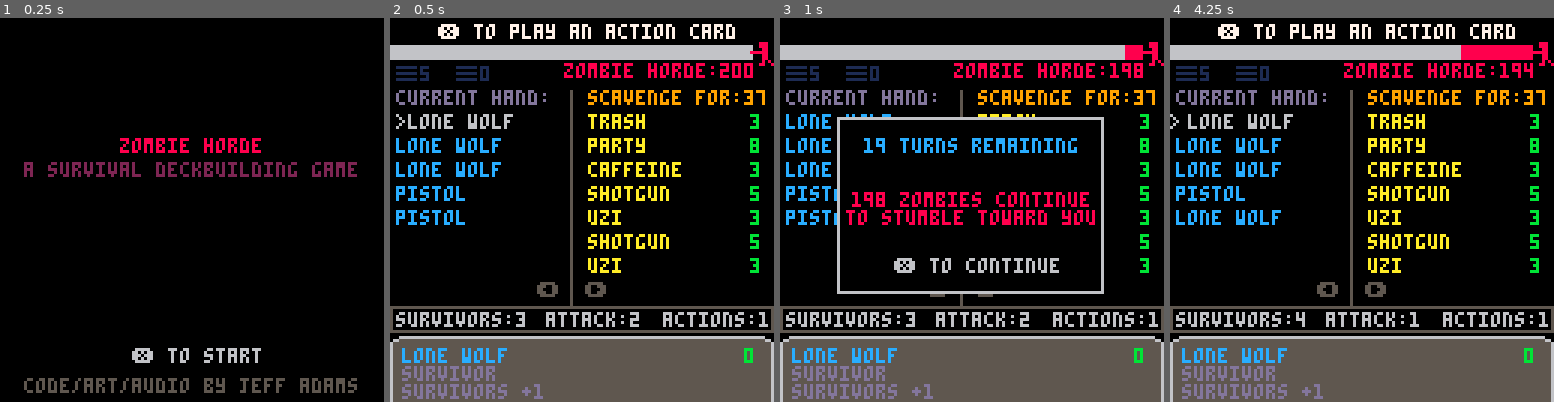
Above: before the commit, frames 1-4 (left to right).
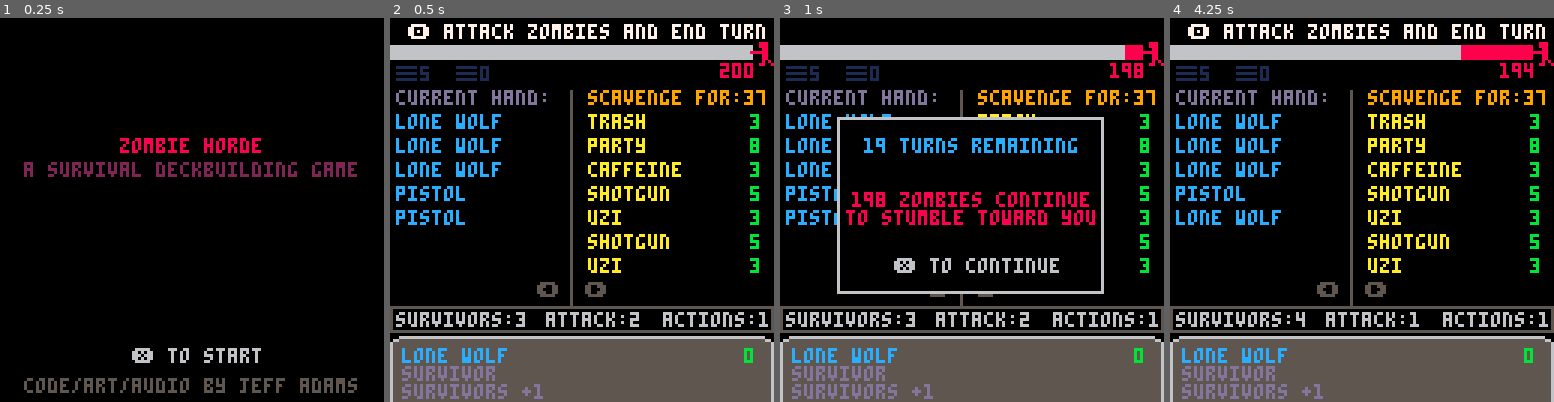
Above: after the commit, the same moments.

Repository: jeff-adams/pico8
Game: PICO-8 cartridge dev/zombie.p8
Two runs of this game, one before a commit and one after it. Both use one fixed random seed, a clock stepped at 60 frames per second and the inputs below.
Inputs:
- Up to frame 1 (0.25 s): no input
- Up to frame 2 (0.5 s): tap X (X key) at 0.33 s
- Up to frame 3 (1 s): tap O (Z key) at 0.7 s
- Up to frame 4 (4.25 s): tap X (X key) at 1.07, 1.85, 2.97, 4.08 s; hold Right 1.6-2.1 s; tap O (Z key) every 0.4 s from 1.7 to 4.1 s; hold Up 2.15-2.42 s; hold Right 2.47-3.03 s; hold Left 3.08-3.58 s; hold Down 3.63-3.97 s; hold Right from 4.02 s (still down)

Frame 1 is identical in both runs. In frame 2, 3.2% of the frame differs, in the area x 1-98%, y 1-29%; in frame 3, 0.7%; in frame 4, 3.2%, in the area x 0-98%, y 1-29%.

Commit message:
Update zombie

Diff:
--- a/dev/zombie.p8
+++ b/dev/zombie.p8
@@ -21,8 +21,6 @@
 end
 
 function _update()
-	time_is_even=flr(time())%2==0
-	sec=flr(time()*10)
 	update_state()
 end
 
@@ -46,11 +44,10 @@
 	turns=20
 	horde=200
 	current={card={},sel=1,cards=hand}
-	sec=flr(time()*10)
 	message=nil
-	time_is_even=flr(time())%2==0
 	is_player_turn=true
 	actioned={}
+	selector={ss=32,se=38,x=0,y=0,speed=2}
 	debug={}
 end
 
@@ -160,7 +157,7 @@
 			cost=12,
 			title="mortars",
 			ctype="action",
-			desc="attack+30",
+			desc="attack +30",
 			actions=
 			{
 				{
@@ -174,7 +171,7 @@
 			cost=3,
 			title="caffeine",
 			ctype="action",
-			desc="action+2, draw 1 card",
+			desc="action +2, draw 1 card",
 			actions=
 			{
 				{
@@ -380,12 +377,15 @@
 
 function game_messages()
 	if current.cards==hand then
-		message="🅾️ to attack the zombie horde"
-		if time_is_even then
-			message="❎ to play an action card"
+		if current.card.ctype == "action" and acts>0 then
+			message="❎ play action card"
+		else
+			message="🅾️ attack zombies and end turn"
 		end
+	elseif current.card.cost<=surv then
+		message="❎ scavenge card"
 	else
-		message="❎ to scavenge card"
+		message="🅾️ attack zombies and end turn"
 	end
 end
 
@@ -501,36 +501,14 @@
 	print("▤"..#draw.."  ▤"..#discard,2,16,1)
 	print("current hand:",2,24,13)
 	for i=1,#hand do
-		if current.cards==hand
-		and i==current.sel
-		and is_player_turn then
-			if sec%5==0 then
-				print(">",2,i*8+24,6)
-			else
-				print(">",0,i*8+24,6)
-			end
-			print(hand[i].title,6,i*8+24,6)
-		else
-			print(hand[i].title,2,i*8+24,12)
-		end
+		print(hand[i].title,2,i*8+24,12)
 	end
 end
 
 function draw_scavenge()
 	print("scavenge for:"..#deck,66,24,9)
 	for i=1,#scavenge do
-		if current.cards==scavenge
-		and i==current.sel
-		and is_player_turn then
-			if sec%5==0 then
-				print(">",64,i*8+24,15)
-			else
-				print(">",66,i*8+24,15)
-			end
-			print(scavenge[i].title,72,i*8+24,15)
-		else
-			print(scavenge[i].title,66,i*8+24,10)
-		end
+		print(scavenge[i].title,66,i*8+24,10)
 		print(scavenge[i].cost,120,i*8+24,11)
 	end
 end
@@ -543,7 +521,7 @@
 		print("█",i*6-6,9,6)
 	end
 	spr(1,120,8)
-	print("zombie horde:"..horde,58,15,8)
+	print(horde,110,15,8)
 end
 
 function draw_card_desc()
@@ -566,8 +544,7 @@
 
 function draw_message()
 	if message!=nil and is_player_turn then
-		local _x=(128-(#message/2*8))/2
-		print(message,_x,2,7)
+		printc(message,2,7)
 	end
 	print("⬅️  ➡️",49,88,5)
 end
@@ -620,6 +597,11 @@
 function draw_trash()
 	draw_game()
 	message="❎ to trash card, 🅾️ to finish"
+end
+
+function draw_selector()
+	selector.x=current.cards==hand and 0 or 58
+
 end
 __gfx__
 00000000000888000000000000000000000000000000000000000000000000000000000000000000000000000000000000000000000000000000000000000000
@@ -638,3 +620,11 @@
 65555555555555560000000000000000000000000000000000000000000000000000000000000000000000000000000000000000000000000000000000000000
 65555555555555560000000000000000000000000000000000000000000000000000000000000000000000000000000000000000000000000000000000000000
 65555555555555560000000000000000000000000000000000000000000000000000000000000000000000000000000000000000000000000000000000000000
+66000000066000000066000000066000006600000660000066000000000000000000000000000000000000000000000000000000000000000000000000000000
+6c60000006c60000006c60000006c600006c600006c600006c600000000000000000000000000000000000000000000000000000000000000000000000000000
+6cc6000006cc6000006cc6000006cc60006cc60006cc60006cc60000000000000000000000000000000000000000000000000000000000000000000000000000
+6ccc600006ccc600006ccc600006ccc6006ccc6006ccc6006ccc6000000000000000000000000000000000000000000000000000000000000000000000000000
+6ccc600006ccc600006ccc600006ccc6006ccc6006ccc6006ccc6000000000000000000000000000000000000000000000000000000000000000000000000000
+6cc6000006cc6000006cc6000006cc60006cc60006cc60006cc60000000000000000000000000000000000000000000000000000000000000000000000000000
+6c60000006c60000006c60000006c600006c600006c600006c600000000000000000000000000000000000000000000000000000000000000000000000000000
+66000000066000000066000000066000006600000660000066000000000000000000000000000000000000000000000000000000000000000000000000000000
